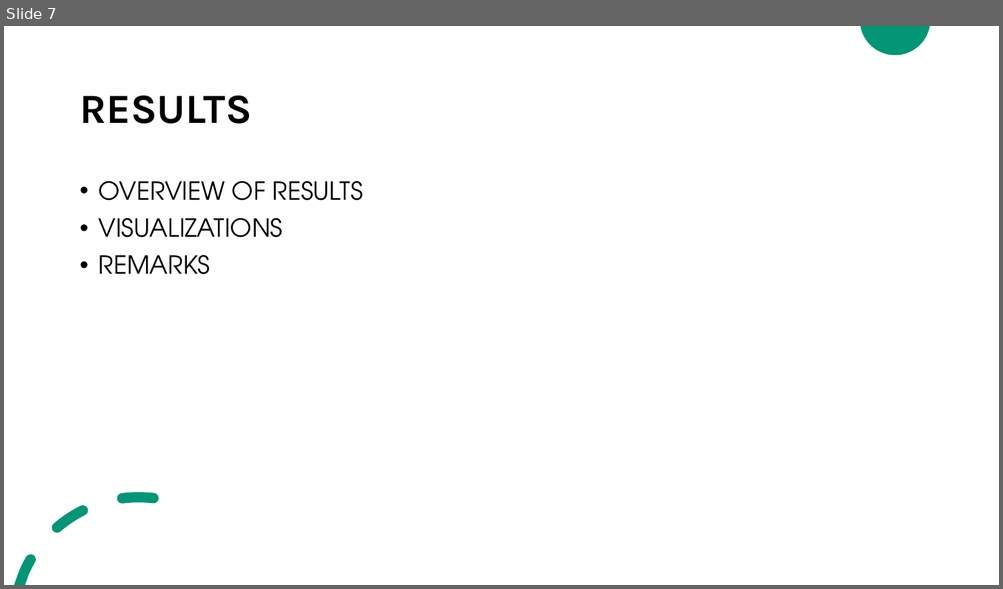
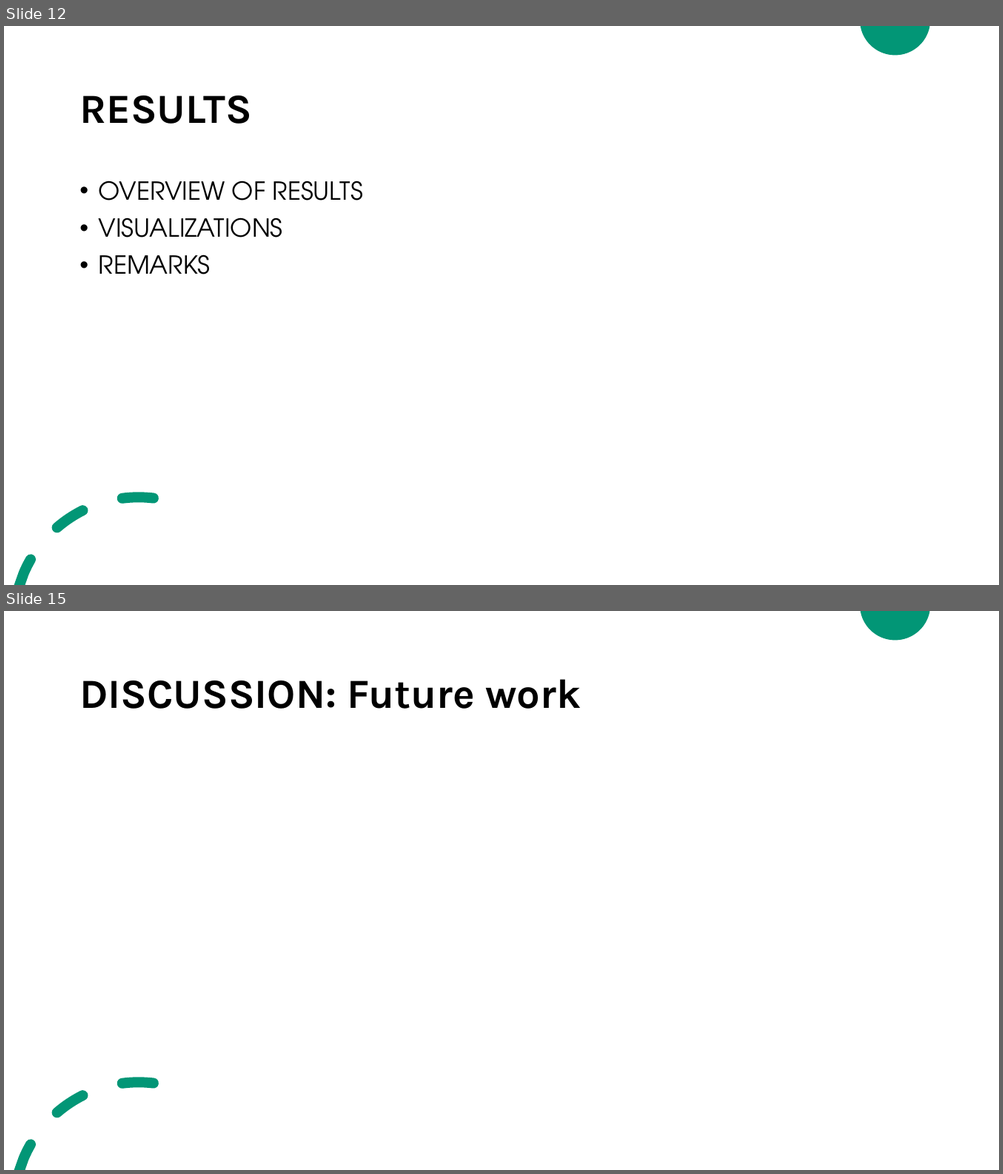
Before and after one commit to ilaluna/LIVING-SICSS, a slide deck: LIVING-SICCS.pptx. Shown one above the other, each under a label of ours: slide 7 before the commit, slides 12 and 15 after it; the slides between them are not shown. The pictures are 1003x589 and 1003x1174 pixels, drawn with LibreOffice and Linux fonts; fonts in the diff are those of the drawing. Boxes give left, top, right and bottom in pixels: in the first picture for what was removed or moved away, otherwise in the second. Text is boxed around its words. In the diff, an @@ line names an element or a change of style, - is before the commit and + after.

```diff
--- a/LIVING-SICCS.pptx
+++ b/LIVING-SICCS.pptx
@@ slide 15 added at [4, 611, 999, 1170], background #FFFFFF; not listed: 2 template elements that a slide beside it also shows @@
@@ title added at [79, 679, 580, 709], 40 pt, text #000000, bold @@
+DISCUSSION: Future work
@@ what was slide 7 is now slide 12 @@
```
Also in this commit, not shown: 4 slides changed, 9 other slides added, 2 slides removed.
